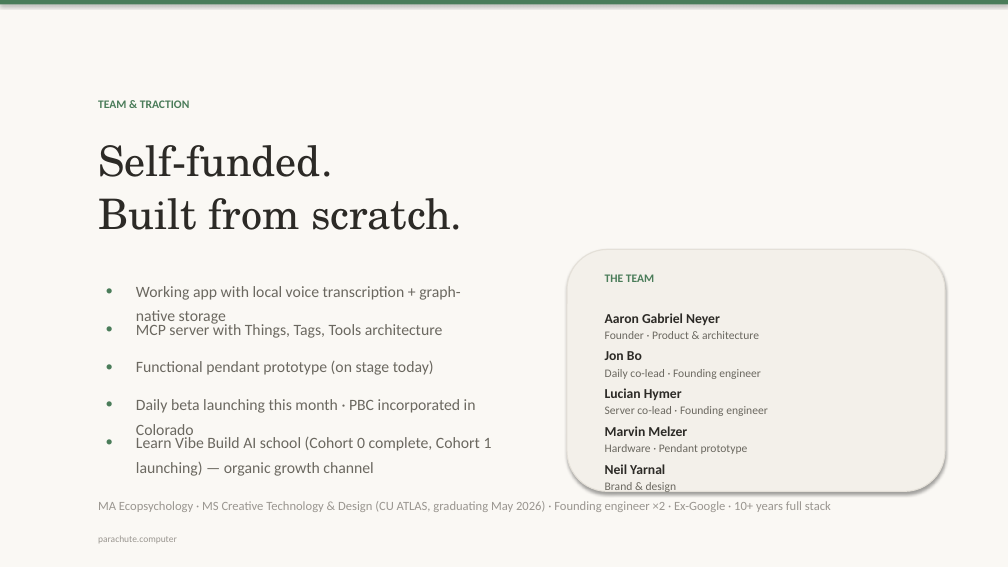
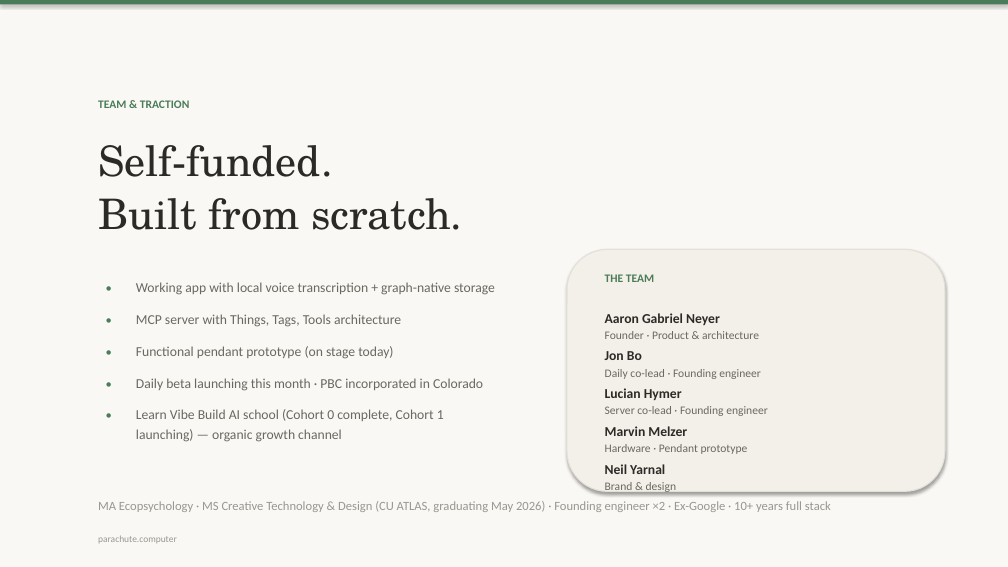
Before and after one commit to OpenParachutePBC/parachute-computer, a slide deck: slide 8 of nvc-pitch-deck.pptx. Drawn at 1008x567 pixels with LibreOffice and Linux fonts; fonts in the diff are those of the drawing. Boxes give left, top, right and bottom in pixels: in the first picture for what was removed or moved away, otherwise in the second. Text is boxed around its words. In the diff, an @@ line names an element or a change of style, - is before the commit and + after.

```diff
--- a/nvc-pitch-deck.pptx
+++ b/nvc-pitch-deck.pptx
@@ text "•": place and size @@
-text "•" at bbox=[98, 349, 121, 372]
+text "•" at bbox=[98, 337, 121, 360]
@@ text "Functional pendant prototype (on stage ...": place and size @@
-text "Functional pendant prototype (on stage ..." at bbox=[136, 361, 434, 375]
+text "Functional pendant prototype (on stage ..." at bbox=[136, 346, 393, 359]
@@ text "•": place and size @@
-text "•" at bbox=[98, 387, 121, 410]
+text "•" at bbox=[98, 369, 121, 392]
@@ text "Daily beta launching this month ...": place and size @@
-text "Daily beta launching this month ..." at bbox=[136, 399, 476, 439]
+text "Daily beta launching this month ..." at bbox=[136, 378, 483, 391]
@@ size 14 to 12 pt in 5 elements at bbox=[98, 274, 121, 296], bbox=[98, 306, 121, 328], bbox=[98, 337, 121, 360], bbox=[98, 369, 121, 392], bbox=[98, 401, 121, 423] @@
@@ text "•": place and size @@
-text "•" at bbox=[98, 425, 121, 448]
+text "•" at bbox=[98, 401, 121, 423]
@@ size 15 to 13 pt; line spacing 1.3 to 1.2 in 5 elements at bbox=[136, 282, 495, 295], bbox=[136, 314, 401, 327], bbox=[136, 346, 393, 359], bbox=[136, 378, 483, 391], bbox=[136, 409, 444, 442] @@
@@ text "Learn Vibe Build AI school ...": place and size @@
-text "Learn Vibe Build AI school ..." at bbox=[136, 434, 492, 476]
+text "Learn Vibe Build AI school ..." at bbox=[136, 409, 444, 442]
```
Also in this commit, not shown: 1 other slide changed, 2 other files.
